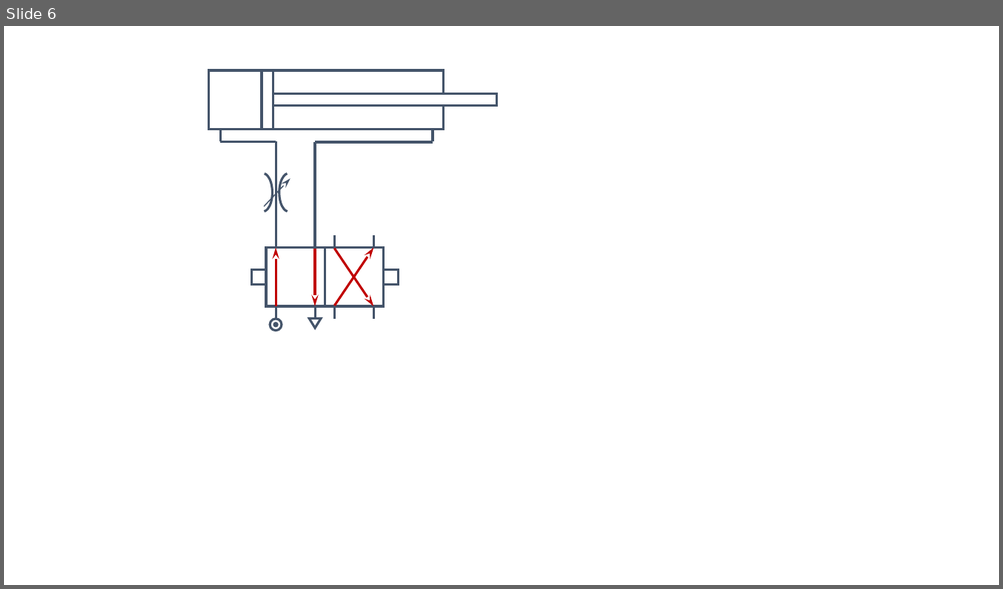
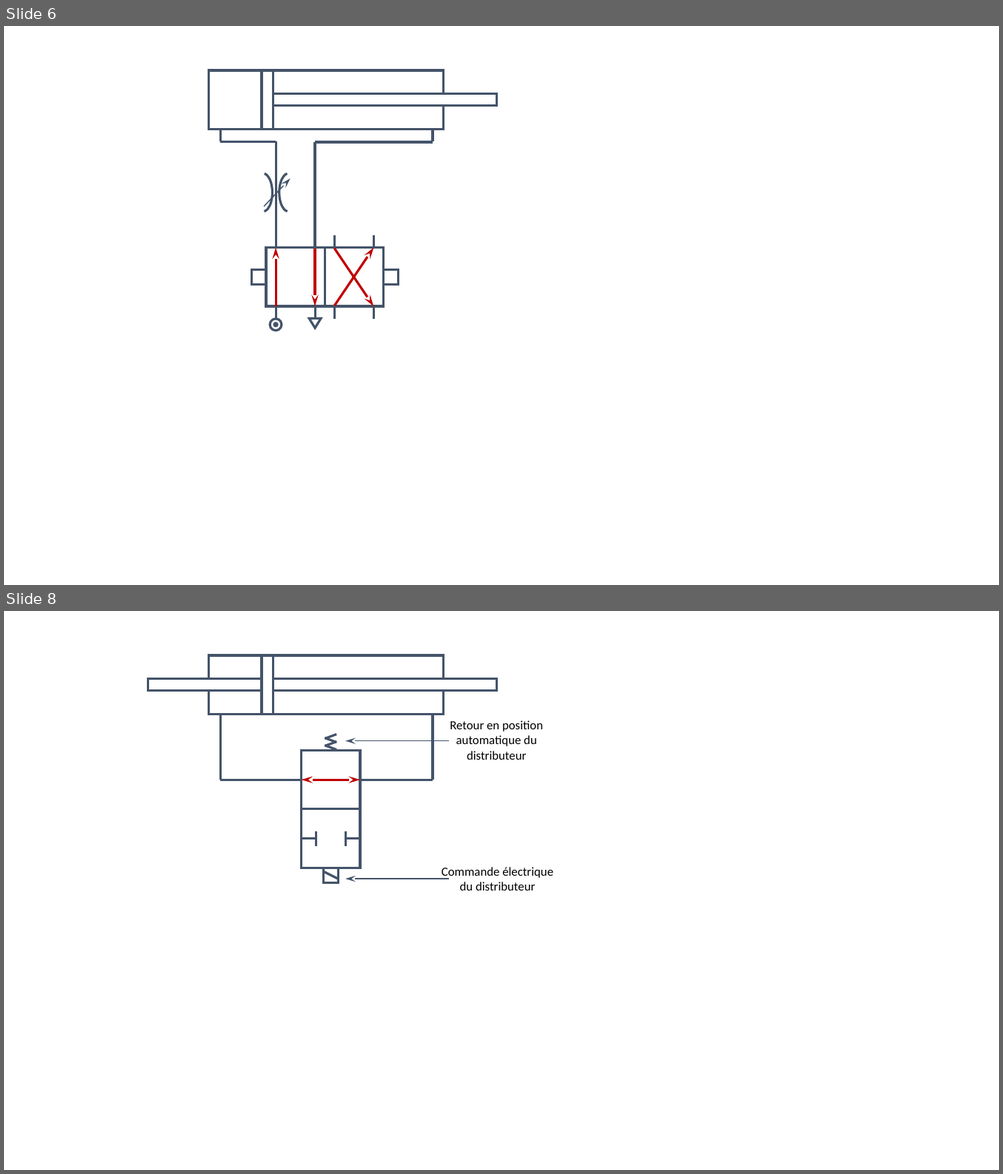
Before and after one commit to xpessoles/ExercicesCompetences, a slide deck: xx_Figures/SchemasHydrau.pptx. Shown one above the other, each under a label of ours: slide 6 before the commit, slides 6 and 8 after it; the slides between them are not shown. The pictures are 1003x589 and 1003x1174 pixels, drawn with LibreOffice and Linux fonts; fonts in the diff are those of the drawing. Boxes give left, top, right and bottom in pixels: in the first picture for what was removed or moved away, otherwise in the second. Text is boxed around its words. In the diff, an @@ line names an element or a change of style, - is before the commit and + after.

```diff
--- a/xx_Figures/SchemasHydrau.pptx
+++ b/xx_Figures/SchemasHydrau.pptx
@@ slide 8 added at (4, 611, 999, 1170), background #FFFFFF @@
@@ group added at (148, 655, 496, 715): 4 rectangles @@
@@ line added from (220, 714) to (220, 780), #44546A 2.25 pt @@
@@ line added from (432, 714) to (432, 780), #44546A 2.25 pt @@
@@ text added at (449, 721, 543, 760), 12 pt, text #000000 @@
+Retour en position automatique du distributeur
@@ group added at (325, 734, 337, 750): 4 lines @@
@@ arrow added from (449, 741) to (345, 741), #44546A 1 pt @@
@@ rectangle added at (301, 751, 360, 809), outline #44546A 2.25 pt @@
@@ line added from (301, 780) to (220, 780), #44546A 2.25 pt @@
@@ double arrow added from (301, 780) to (360, 780), #C00000 2.25 pt @@
@@ line added from (432, 780) to (360, 780), #44546A 2.25 pt @@
@@ rectangle added at (301, 809, 360, 869), outline #44546A 2.25 pt @@
@@ line added from (316, 831) to (316, 846), #44546A 2.25 pt @@
@@ line added from (345, 831) to (345, 846), #44546A 2.25 pt @@
@@ line added from (301, 839) to (316, 839), #44546A 2.25 pt @@
@@ line added from (360, 839) to (345, 839), #44546A 2.25 pt @@
@@ rectangle added at (324, 869, 338, 883), outline #44546A 2.25 pt @@
@@ line added from (338, 879) to (324, 871), #44546A 2.25 pt @@
@@ text added at (441, 867, 553, 891), 12 pt, text #000000 @@
+Commande électrique du distributeur
@@ arrow added from (449, 879) to (345, 879), #44546A 1 pt @@
```
Also in this commit, not shown: 1 slide changed, 3 other files.
